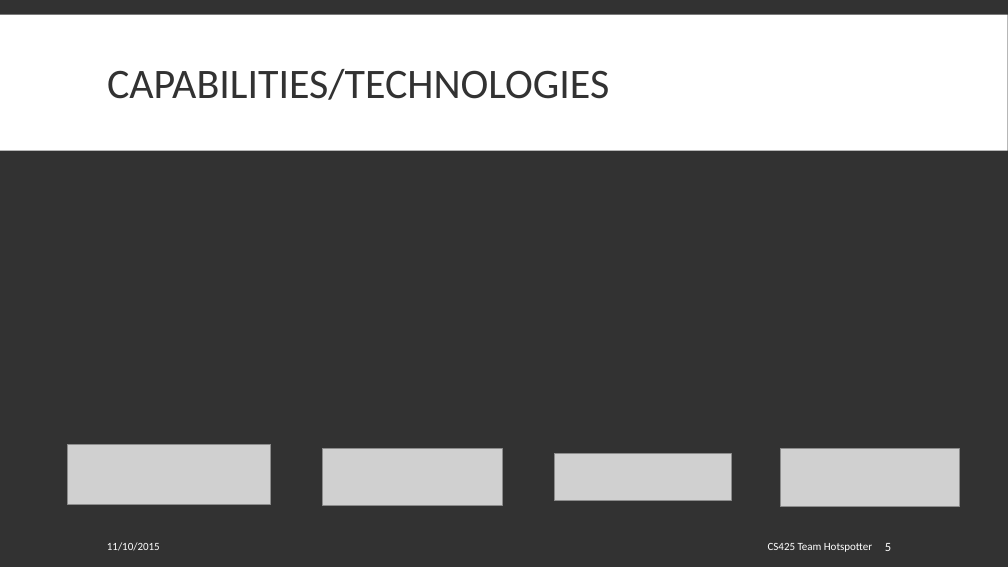
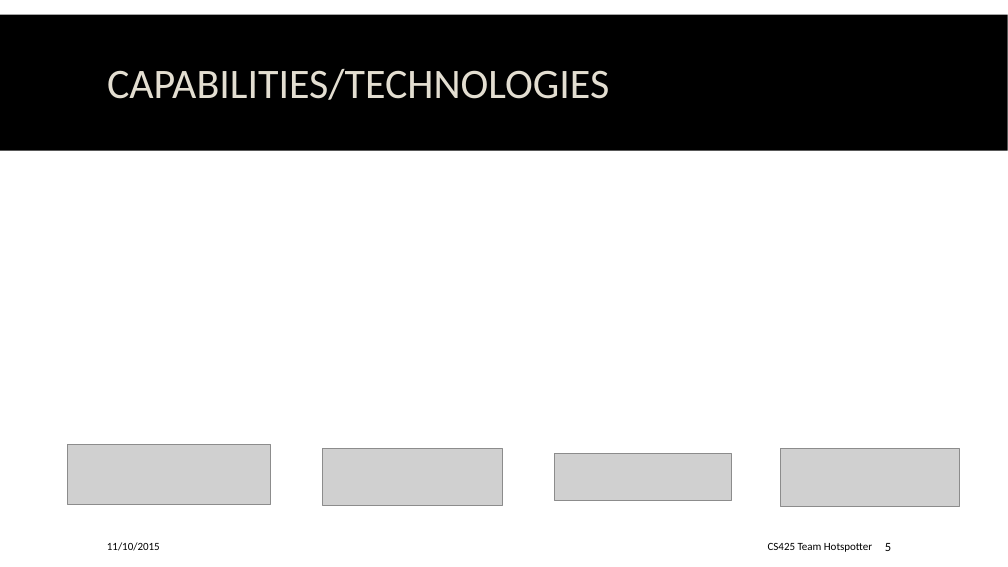
Before and after one commit to spesmit/hotspotter, a slide deck: slide 5 of Documentation/Presentations/CS499 Final Presentation.pptx. Drawn at 1008x567 pixels with LibreOffice and Linux fonts; fonts in the diff are those of the drawing; grey boxes stand for pictures; background and template pictures are left out. Boxes give left, top, right and bottom in pixels: in the first picture for what was removed or moved away, otherwise in the second. Text is boxed around its words. In the diff, an @@ line names an element or a change of style, - is before the commit and + after.

Commit message:
changed color scheme

```diff
--- a/Documentation/Presentations/CS499 Final Presentation.pptx
+++ b/Documentation/Presentations/CS499 Final Presentation.pptx
@@ background #323232 to picture (left out) @@
@@ rectangle at (0,14,1008,150): fill #FFFFFF to #000000 @@
@@ title "CAPABILITIES/TECHNOLOGIES" at (107,69,609,100): text colour #323232 to #E3DED1 @@
@@ text colour #FFFFFF to #000000 in 3 elements at (107,542,160,551), (768,543,872,552), (885,543,891,551) @@
```
Also in this commit, not shown: 8 other slides changed.
